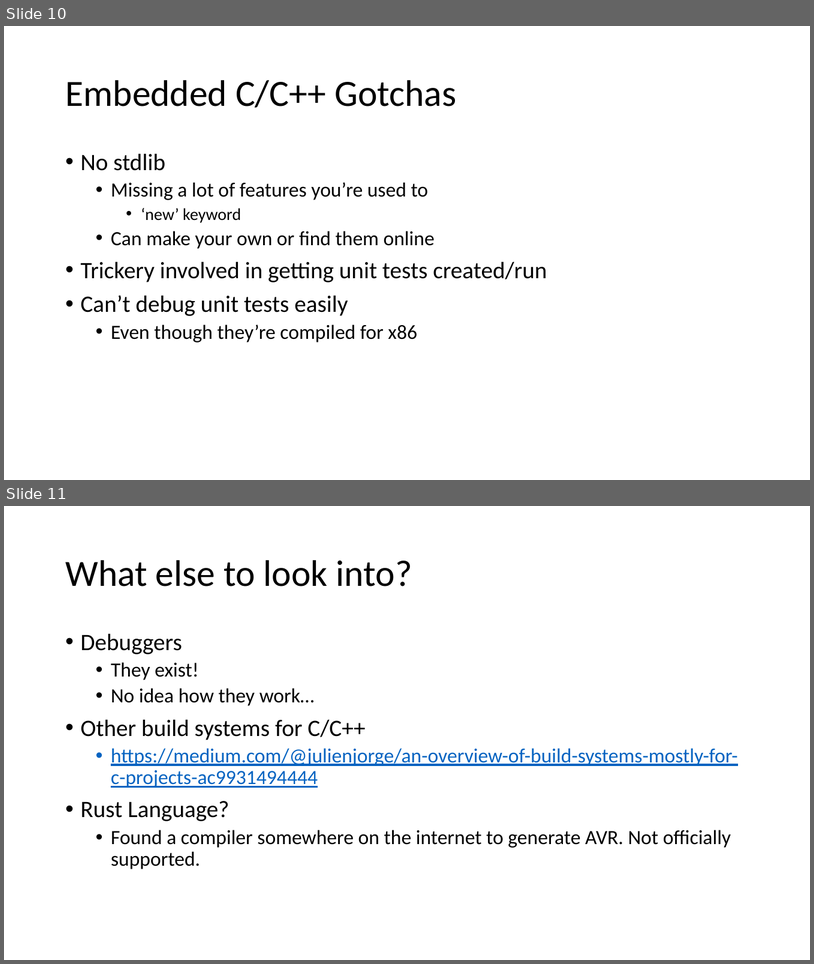
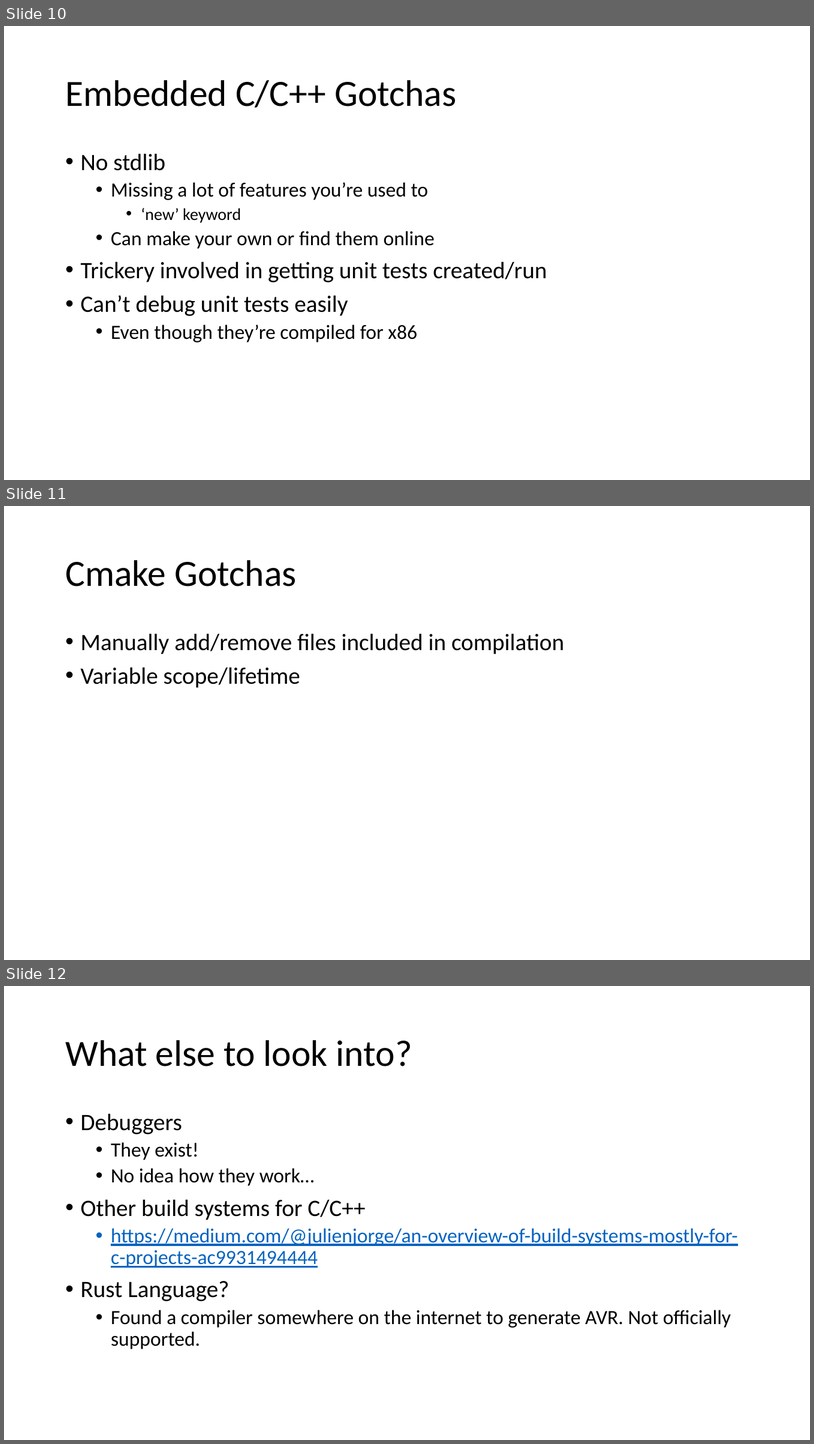
Before and after one commit to ProgrammerAL/StartingEmbeddedDevTalk, a slide deck: Presentation.pptx. Shown one above the other, each under a label of ours: slides 10 and 11 before the commit, slides 10, 11 and 12 after it. The pictures are 814x964 and 814x1444 pixels, drawn with LibreOffice and Linux fonts; fonts in the diff are those of the drawing. Boxes give left, top, right and bottom in pixels: in the first picture for what was removed or moved away, otherwise in the second. Text is boxed around its words. In the diff, an @@ line names an element or a change of style, - is before the commit and + after.

Commit message:
Added a few bits of into to PowerPoint file

```diff
--- a/Presentation.pptx
+++ b/Presentation.pptx
@@ slide 11 added at (4, 506, 810, 960), background #FFFFFF @@
@@ title added at (65, 560, 297, 586), 44 pt, text #000000 @@
+Cmake Gotchas
@@ text added at (81, 633, 564, 688), 28 pt, text #000000 @@
+• Manually add/remove files included in compilation
+• Variable scope/lifetime
@@ what was slide 11 is now slide 12 @@
```
